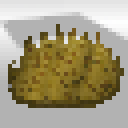
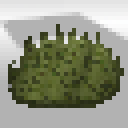
Layered file, before and after one edit (128px x 128px). Changes by layer:
painted on "Background copy" over (8, 24, 124, 108)
